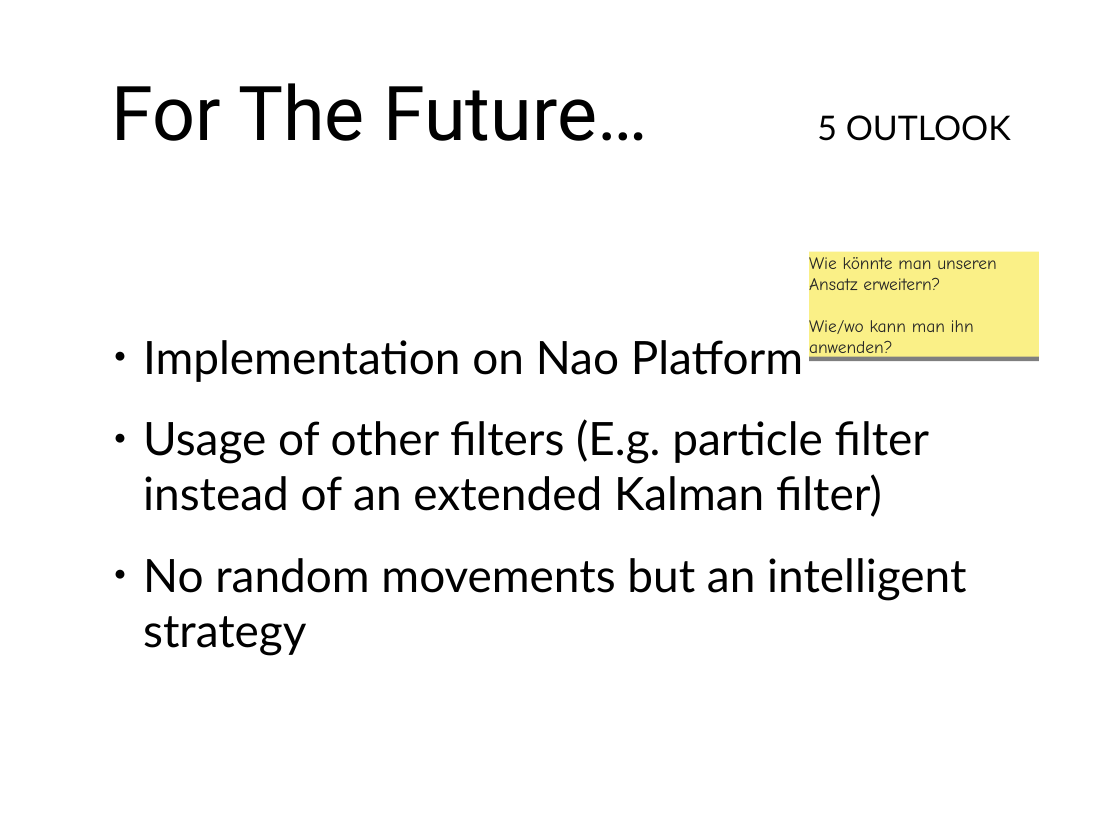
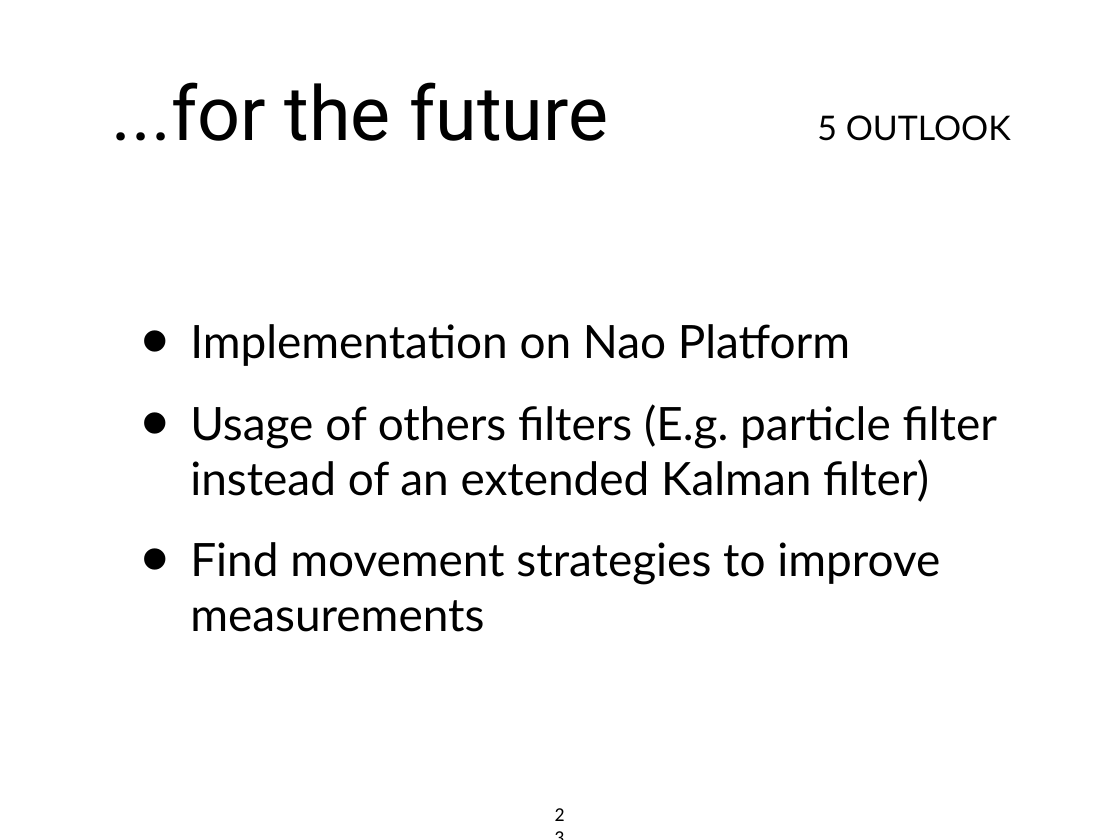
Before and after one commit to bskp/RoboCup-Estimator, a slide deck: slide 23 of Presentation/RobocupEstimatorPresentation.ppt (slide 13 before the commit). Drawn at 1120x840 pixels with LibreOffice and Linux fonts; fonts in the diff are those of the drawing. Boxes give left, top, right and bottom in pixels: in the first picture for what was removed or moved away, otherwise in the second. Text is boxed around its words. In the diff, an @@ line names an element or a change of style, - is before the commit and + after.

```diff
--- a/Presentation/RobocupEstimatorPresentation.ppt
+++ b/Presentation/RobocupEstimatorPresentation.ppt
@@ title at [112, 82, 608, 141]: text changed @@
-For The Future…
+...for the future
@@ text "Implementation on Nao Platform": place and size @@
-text "Implementation on Nao Platform" at [143, 340, 966, 656]
+text "Implementation on Nao Platform" at [190, 324, 997, 632]
@@ rectangle removed at [809, 252, 1039, 357] @@
-Wie könnte man unseren Ansatz erweitern?
-Wie/wo kann man ihn anwenden?
@@ text at [190, 324, 850, 366]: bullet ● to • @@
@@ text at [190, 404, 997, 632]: text changed @@
-● Usage of other filters (E.g. particle filter instead of an extended Kalman filter)
-● No random movements but an intelligent strategy
+• Usage of others filters (E.g. particle filter instead of an extended Kalman filter)
+• Find movement strategies to improve measurements
@@ page number added at [545, 797, 575, 829], 18 pt, text #000000 @@
+23
```
Also in this commit, not shown: 8 other slides changed, 14 slides added, 4 slides removed, 1 other file.
